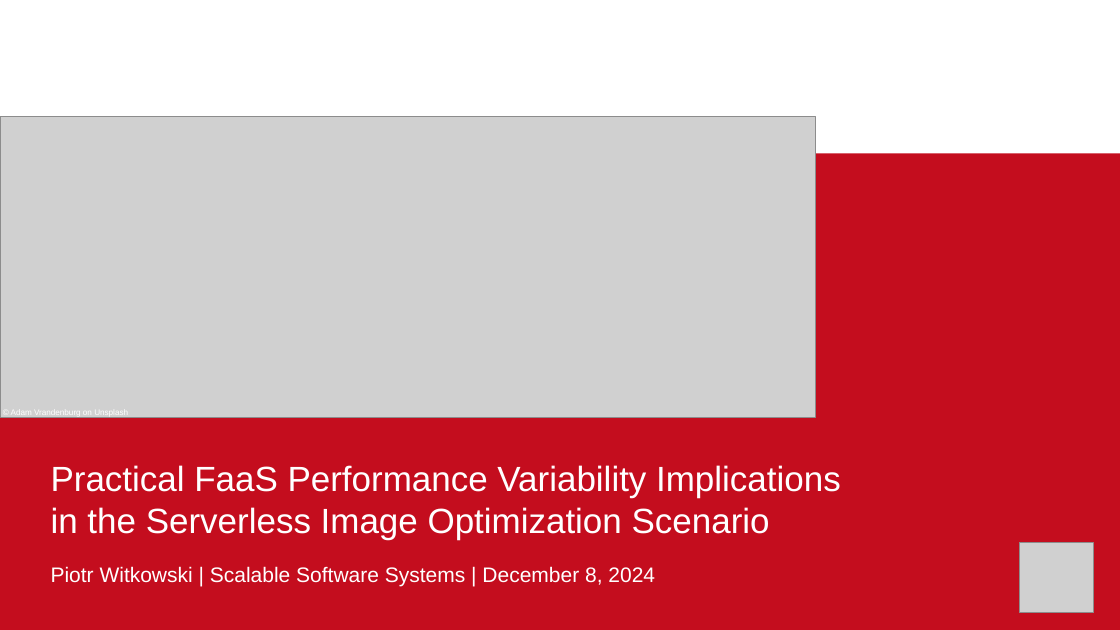
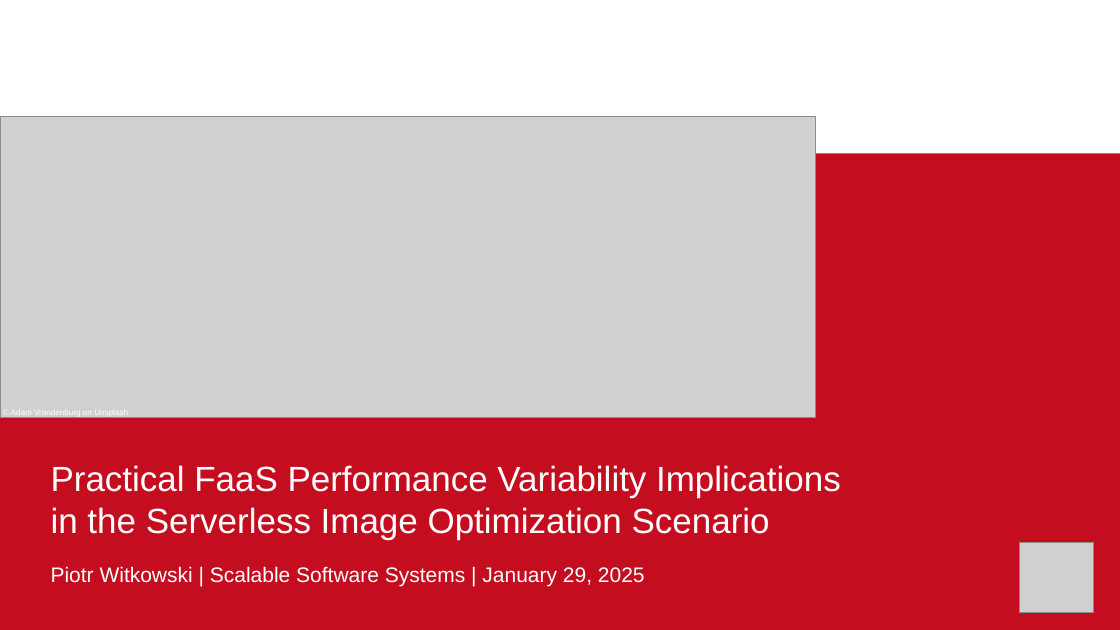
Before and after one commit to piotrekwitkowski/practical-faas-image-optimization-bench, a slide deck: slide 2 of thesis/witkowski.pptx (slide 1 before the commit). Drawn at 1120x630 pixels with LibreOffice and Linux fonts; fonts in the diff are those of the drawing; grey boxes stand for pictures; background and template pictures are left out. Boxes give left, top, right and bottom in pixels: in the first picture for what was removed or moved away, otherwise in the second. Text is boxed around its words. In the diff, an @@ line names an element or a change of style, - is before the commit and + after.

```diff
--- a/thesis/witkowski.pptx
+++ b/thesis/witkowski.pptx
@@ text at (51,566,645,587): text changed @@
-Piotr Witkowski | Scalable Software Systems | December 8, 2024
+Piotr Witkowski | Scalable Software Systems | January 29, 2025
```
Also in this commit, not shown: 12 slides added, 1 slide removed, 2 other files.
